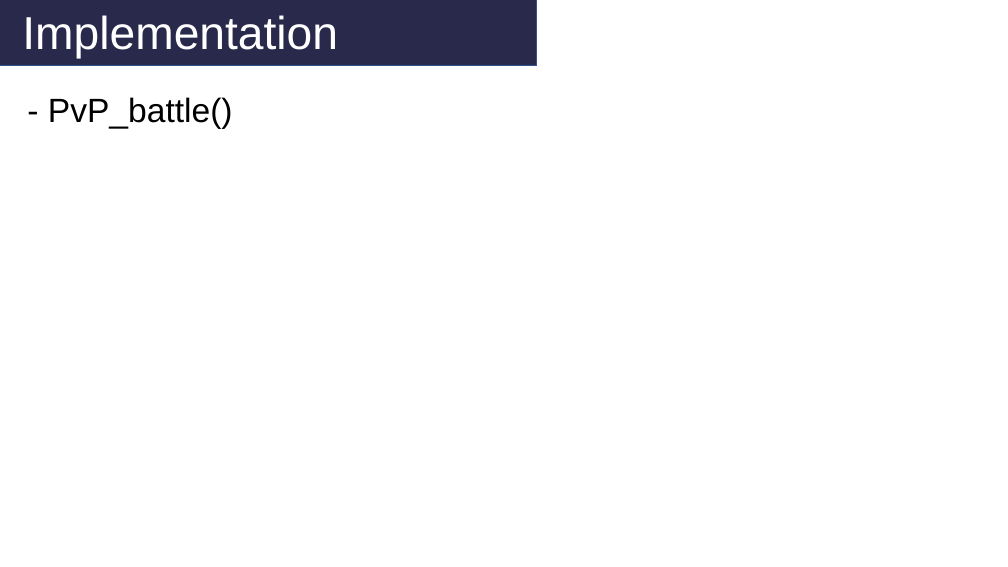
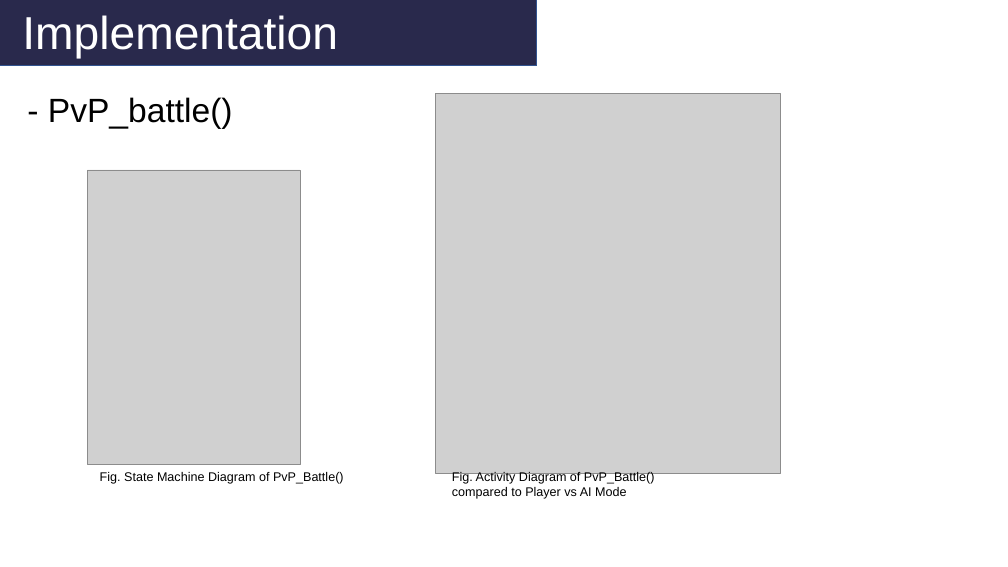
Before and after one commit to chenshih881001/Missouri, a slide deck: slide 11 of Missouri PPT.pptx. Drawn at 1008x567 pixels with LibreOffice and Linux fonts; fonts in the diff are those of the drawing; grey boxes stand for pictures. Boxes give left, top, right and bottom in pixels: in the first picture for what was removed or moved away, otherwise in the second. Text is boxed around its words. In the diff, an @@ line names an element or a change of style, - is before the commit and + after.

```diff
--- a/Missouri PPT.pptx
+++ b/Missouri PPT.pptx
@@ picture added at (436,94,780,473) @@
@@ rectangle removed at (448,119,561,233) @@
@@ picture added at (88,170,300,465) @@
@@ text removed at (454,150,554,203) @@
-Implement
-functions
@@ text added at (100,472,344,484), 12 pt, text #000000 @@
+Fig. State Machine Diagram of PvP_Battle()
@@ text added at (452,472,655,499), 12 pt, text #000000 @@
+Fig. Activity Diagram of PvP_Battle()
+compared to Player vs AI Mode
```
Also in this commit, not shown: 3 other slides changed, 1 slide added, 1 slide removed, 1 other file.
